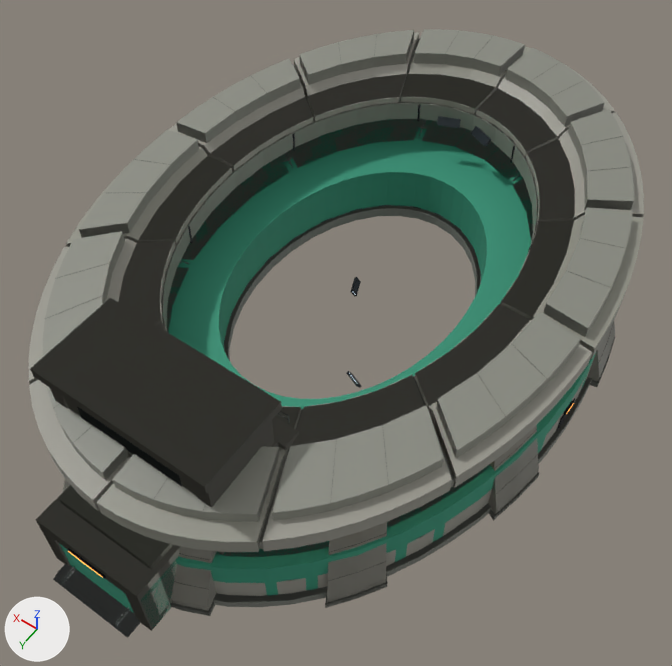
Two versions of the glTF model data/models/buildings/authored/civic-arena.glb, one commit apart.
Camera for both pictures: a 50 mm camera at (-99.0, 149.0, 219.0) aimed at (4.0, 5.0, -7.0). Lighting does not change. The marker at lower left points along +X, +Y and +Z. The picture after the commit comes second. Where no turn or scale is listed for an object, it has been applied to the vertices. Vertices at exactly the same position are counted once.

In view in the first picture: 'building_volume-0-whole', 'building_volume-2-whole', 'civic-arena-lod0-shell', 'civic-arena-lod1-shell'.
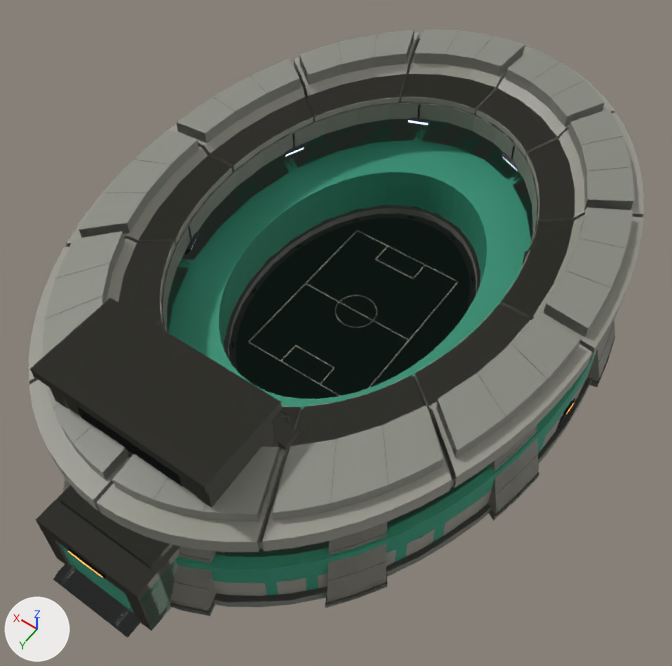
Edits to the bpy script that builds the scene:
```text
Change me_civic_arena_lod0_shell:
    remove me_civic_arena_lod0_shell.from_pydata(...)  # 19268 vertices, 27816 faces; spans x -71.0..71.0, y -113.0..113.0, z -64.0..54.0
    add me_civic_arena_lod0_shell.from_pydata(...)  # 19900 vertices, 28980 faces; spans x -71.0..71.0, y -113.0..113.0, z 0.0..54.0
    me_civic_arena_lod0_shell part 1: a new loose piece, a 64-sided cylinder along z spanning x -33.9..33.9, y -48.6..48.6, z -0.2..1.2, in mat_structures_common_cast_concrete (its picture is missing)
    me_civic_arena_lod0_shell part 2: a new loose piece, a box spanning x -19.15..-18.85, y -28.0..28.0, z 1.27..1.31, in mat_structures_common_cast_concrete (its picture is missing)
    me_civic_arena_lod0_shell part 3: a new loose piece, a box spanning x 18.85..19.15, y -28.0..28.0, z 1.27..1.31, in mat_structures_common_cast_concrete (its picture is missing)
    me_civic_arena_lod0_shell part 4: a new loose piece, a box spanning x -19.0..19.0, y -28.15..-27.85, z 1.27..1.31, in mat_structures_common_cast_concrete (its picture is missing)
    me_civic_arena_lod0_shell part 5: a new loose piece, a box spanning x -19.0..19.0, y 27.85..28.15, z 1.27..1.31, in mat_structures_common_cast_concrete (its picture is missing)
    me_civic_arena_lod0_shell part 6: a new loose piece, a box spanning x -19.0..19.0, y -0.15..0.15, z 1.27..1.31, in mat_structures_common_cast_concrete (its picture is missing)
    me_civic_arena_lod0_shell part 7: a new loose piece, a box spanning x -7.0..7.0, y 20.85..21.15, z 1.27..1.31, in mat_structures_common_cast_concrete (its picture is missing)
    me_civic_arena_lod0_shell part 8: the loose piece of 8 vertices spanning x 15.0..20.0, y -55.0..-47.0, z 3.0..6.0 is turned -135 degrees about the z axis through its middle, then moved by (23.0, 75.0, 23.0)
    me_civic_arena_lod0_shell part 9: the loose piece of 8 vertices spanning x -9.0..-2.0, y -60.0..-55.0, z 31.0..33.0 is turned -180 degrees about the z axis through its middle, then moved by (-11.0, 0.0, -5.0)
    me_civic_arena_lod0_shell part 10: the loose piece of 8 vertices spanning x 2.0..9.0, y -60.0..-55.0, z 31.0..33.0 is turned 180 degrees about the z axis through its middle, then moved by (11.0, 0.0, -5.0)
    me_civic_arena_lod0_shell part 11: the loose piece of 8 vertices spanning x 16.0..19.0, y -54.0..-48.0, z 3.0..5.0 is scaled about its middle by (-1.18, -1.13, 1.44), then moved by (23.0, 27.0, 23.0), in mat_structures_common_satin_steel (its picture is missing)
    me_civic_arena_lod0_shell part 12: the loose piece of 8 vertices spanning x 21.0..26.0, y -38.0..-31.0, z -37.0..-34.0 is scaled about its middle by (0.339, 0.221, -0.00659), then moved by (-1.0, 66.0, 36.0), in mat_structures_common_grille (its picture is missing)
    me_civic_arena_lod0_shell part 13: the loose piece of 8 vertices spanning x 8.0..15.0, y -19.0..-14.0, z -64.0..-62.0 is scaled about its middle by (-0.221, -0.339, -0.00659), then moved by (-33.0, -15.0, 64.0), in mat_structures_common_grille (its picture is missing)
    me_civic_arena_lod0_shell part 14: 3 vertices moved within x -19.0, y 47.0, z 8.0; 400 vertices added at x -42.0..42.0, y -59.0..59.0, z 1.0..28.0
    other edits to the shape of me_civic_arena_lod0_shell do not show in these pictures
Change me_civic_arena_lod1_shell:
    remove me_civic_arena_lod1_shell.from_pydata(...)  # 8072 vertices, 14480 faces; spans x -71.0..71.0, y -113.0..113.0, z -64.0..54.0
    add me_civic_arena_lod1_shell.from_pydata(...)  # 8608 vertices, 15452 faces; spans x -71.0..71.0, y -113.0..113.0, z 0.0..54.0
    me_civic_arena_lod1_shell part 15: 304 vertices added at x -42.0..42.0, y -59.0..59.0, z 1.0..28.0
    other edits to the shape of me_civic_arena_lod1_shell do not show in these pictures
```

Pixel boxes (x1, y1, x2, y2) of what changed, in the pictures (672 x 666 px; the box of a moved part takes in the faces that stretch with it):
part 1 of me_civic_arena_lod0_shell, added (mostly hidden)
    after: (229, 213, 476, 371)
part 2 of me_civic_arena_lod0_shell, added
    after: (369, 282, 458, 388)
part 3 of me_civic_arena_lod0_shell, added
    after: (248, 230, 357, 342)
part 4 of me_civic_arena_lod0_shell, added
    after: (357, 230, 458, 282)
part 5 of me_civic_arena_lod0_shell, added
    after: (249, 342, 340, 396)
part 6 of me_civic_arena_lod0_shell, added
    after: (306, 284, 409, 340)
part 7 of me_civic_arena_lod0_shell, added
    after: (296, 345, 335, 368)
part 8 of me_civic_arena_lod0_shell, moved or reshaped (not visible before)
    after: (185, 232, 199, 254)
part 9 of me_civic_arena_lod0_shell, moved or reshaped
    before: (471, 126, 491, 147)
    after: (502, 153, 519, 172)
part 10 of me_civic_arena_lod0_shell, moved or reshaped
    before: (437, 116, 461, 128)
    after: (407, 118, 430, 125)
part 11 of me_civic_arena_lod0_shell, moved or reshaped (not visible before)
    after: (283, 144, 306, 157)
part 12 of me_civic_arena_lod0_shell, moved or reshaped
    before: (350, 277, 361, 297)
    after: (232, 342, 234, 348)
part 13 of me_civic_arena_lod0_shell, moved or reshaped (not visible afterwards)
    before: (347, 371, 361, 388)
part 14 of me_civic_arena_lod0_shell, built on
    after: (194, 120, 517, 399)
part 15 of me_civic_arena_lod1_shell, added
    after: (335, 295, 377, 328)
